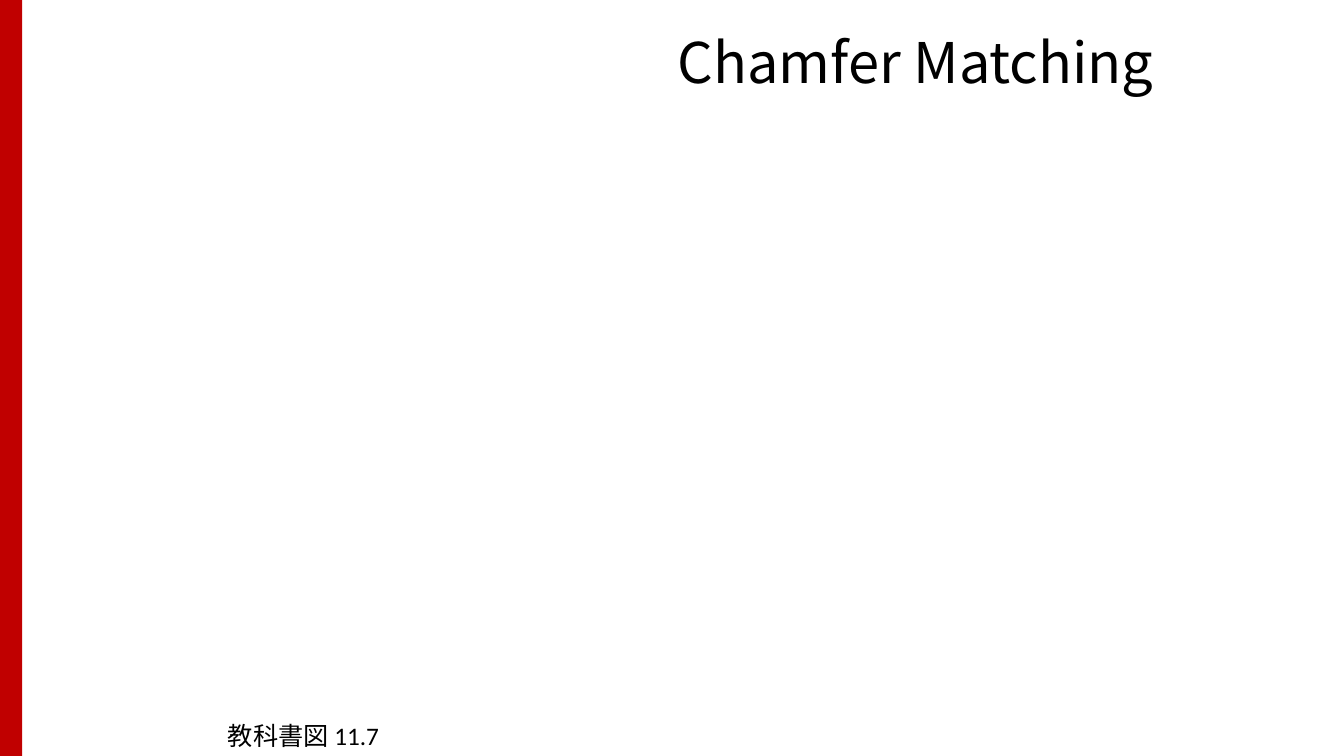
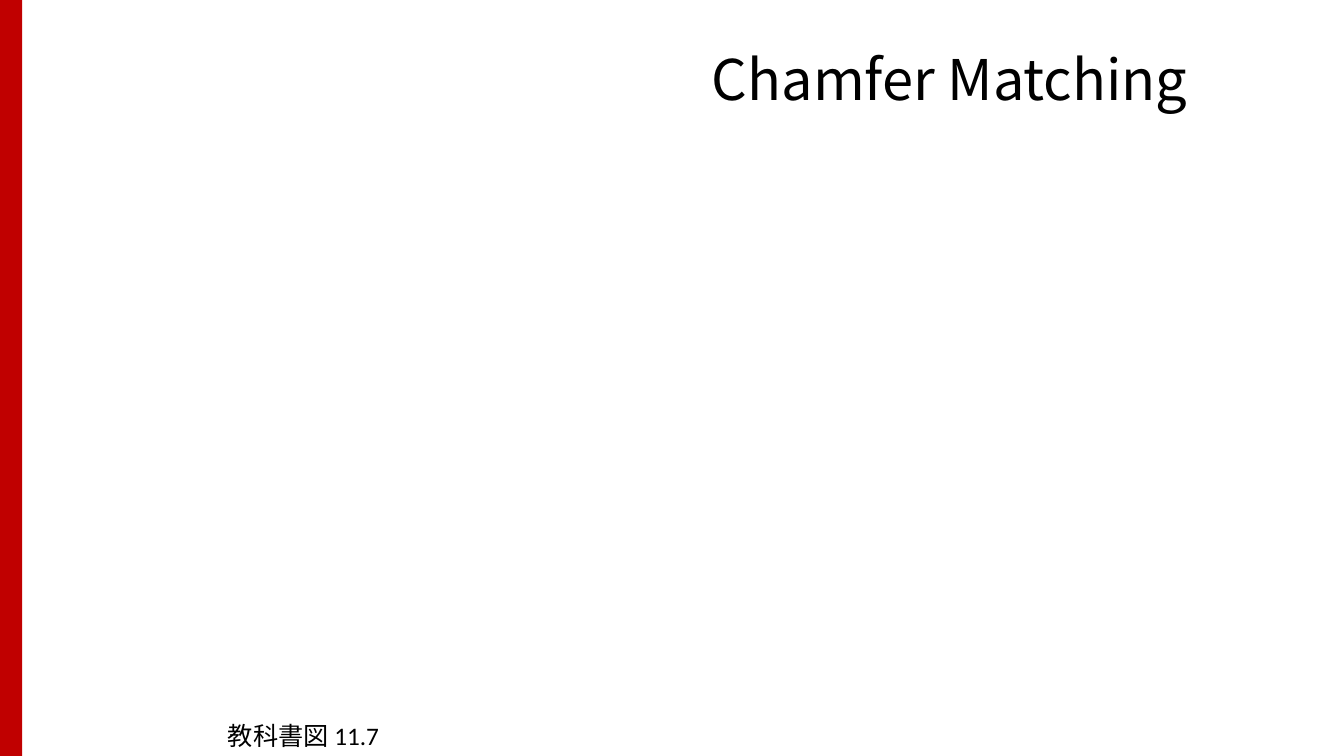
Before and after one commit to TakashiIjiri/TakashiIjiri.github.io, a slide deck: slide 18 of classes/dm2017/DigitalMedia2_8.pptx. Drawn at 1344x756 pixels with LibreOffice and Linux fonts; fonts in the diff are those of the drawing; grey boxes stand for pictures. Boxes give left, top, right and bottom in pixels: in the first picture for what was removed or moved away, otherwise in the second. Text is boxed around its words. In the diff, an @@ line names an element or a change of style, - is before the commit and + after.

```diff
--- a/classes/dm2017/DigitalMedia2_8.pptx
+++ b/classes/dm2017/DigitalMedia2_8.pptx
@@ title "Chamfer Matching": place and size @@
-title "Chamfer Matching" at [678,37,1154,97]
+title "Chamfer Matching" at [712,54,1188,114]
```
Also in this commit, not shown: 6 other slides changed, 12 other files.
